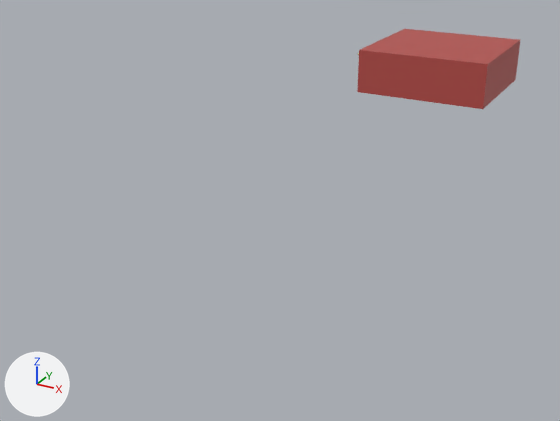
The FBX model Assets/Wessel/Meshes/Building1 bot.fbx: old version first, new version second.
Both versions are drawn from a 50 mm lens placed at (1.79, -1.74, 0.71), pointed at (-0.35, 2.14, -1.23). The lights are fixed; the arrows at lower left show +X, +Y and +Z.

The older version as bpy lines, for what is in view:
```python
me_mesh = bpy.data.meshes.new('Mesh')
me_mesh.from_pydata(...)  # 136 vertices, 132 faces; spans x -66.6..66.6, y -20.0..20.0, z -60.0..60.0
# faces by material slot: [6, 111, 6, 9]
me_mesh.materials.append(mat_lambert2)  # red #b74d48
me_mesh.materials.append(mat_lambert1)  # beige #ffffd4
me_mesh.materials.append(mat_lambert3)  # dark grey #585858
me_mesh.materials.append(mat_lambert4)  # light grey #c8c8c8
ob_polysurface77 = bpy.data.objects.new('polySurface77', me_mesh)
ob_polysurface77.location = (-0.051, 4.084, -0.678)
ob_polysurface77.rotation_euler = (1.571, 0.0, 0.0)  # degrees (90, 0, 0)
ob_polysurface77.scale = (0.00803, 0.00803, 0.00803)
```
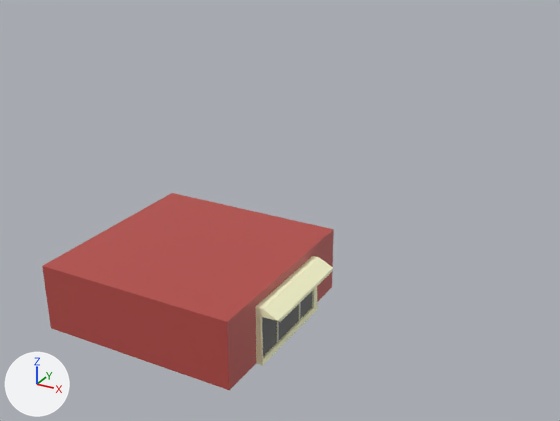
Where the change shows, as pixel boxes [x1, y1, x2, y2] in the pictures (560 x 421 px; the box of a moved part takes in the faces that stretch with it):
'polySurface77', reshaped, moved, rescaled (79% wider, 144% taller)
    before: [357, 29, 520, 109]
    after: [42, 193, 334, 390]
part 1 of me_mesh, moved or reshaped (not visible before)
    after: [255, 256, 333, 365]
part 2 of me_mesh, moved or reshaped
    before: [357, 29, 520, 109]
    after: [42, 193, 334, 390]

Edits to the bpy script that builds the scene:
```text
Change me_mesh:
    where me_mesh.from_pydata(...)  # 136 vertices, 132 faces; spans x -66.6..66.6, y -20.0..20.0, z -60.0..60.0
    used by ob_polysurface77; location = (-0.051, 4.084, -0.678); rotation_euler = (1.571, 0.0, 0.0), in degrees (90, 0, 0); scale = (0.00803, 0.00803, 0.00803)
    me_mesh part 1: the loose piece of 128 vertices spanning x -66.6..-52.1, y -19.9..14.6, z -31.7..33.3 is turned 180 degrees about the y axis through its middle and scaled by 0.803, then moved by (160.1, 16.5, -48.2)
    me_mesh part 2: the loose piece of 8 vertices spanning x -53.4..66.6, y -20.0..20.0, z -60.0..60.0 is turned -180 degrees about the y axis through its middle and scaled by 0.8, then moved by (41.4, 16.0, -48.0)
Change ob_polysurface77:
    ob_polysurface77.location: (-0.051, 4.084, -0.678) -> (-0.586, 0.408, -1.203)
    ob_polysurface77.scale: (0.00803, 0.00803, 0.00803) -> (0.01, 0.01, 0.01)
```
